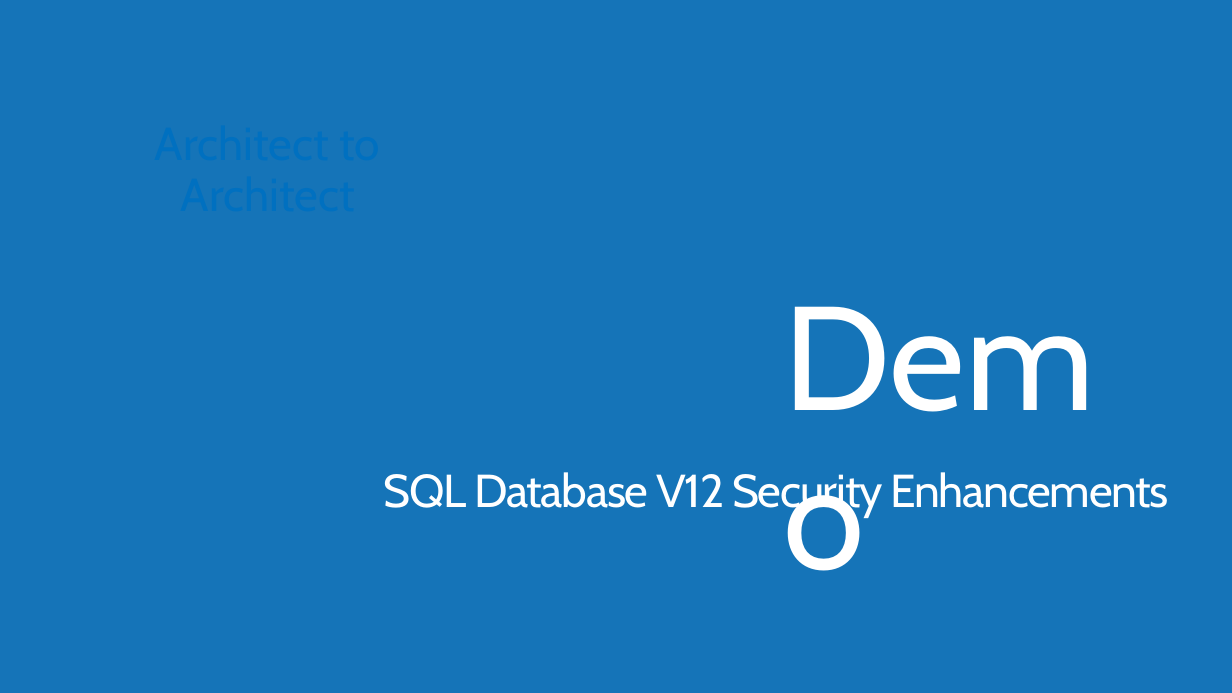
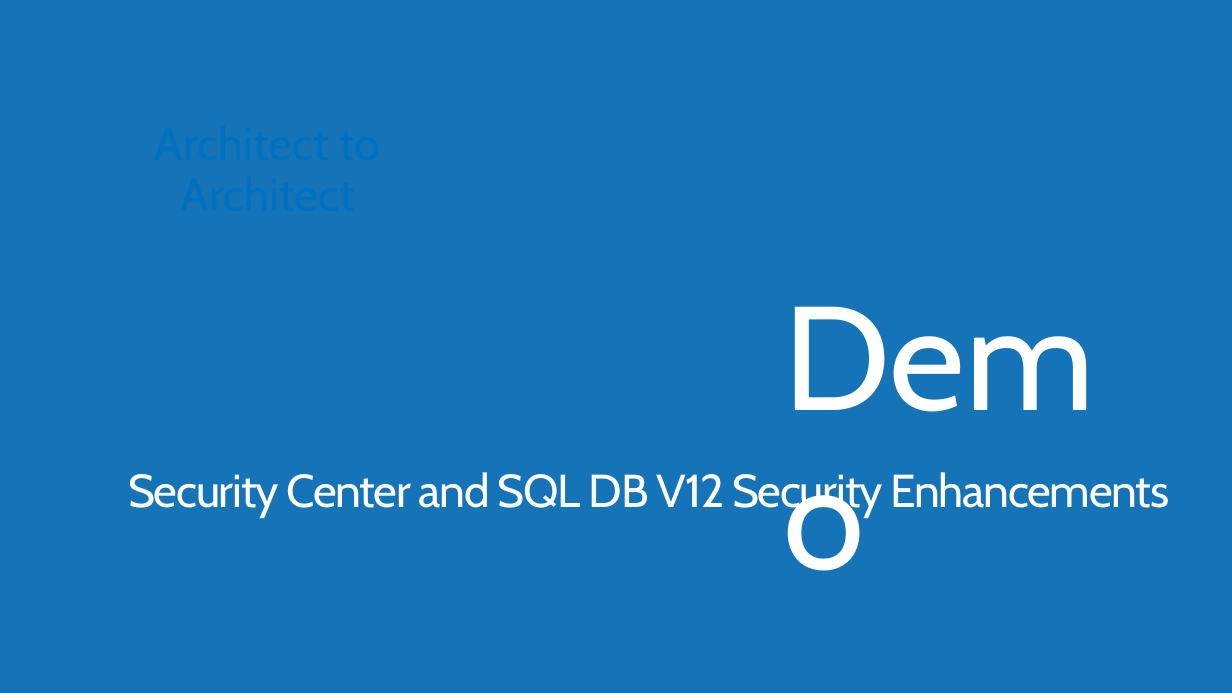
Before and after one commit to labtraining/Secure-Solutions, a slide deck: slide 16 of Building Secure Solutions in the Cloud.pptx (slide 15 before the commit). Drawn at 1232x693 pixels with LibreOffice and Linux fonts; fonts in the diff are those of the drawing; background and template pictures are left out. Boxes give left, top, right and bottom in pixels: in the first picture for what was removed or moved away, otherwise in the second. Text is boxed around its words. In the diff, an @@ line names an element or a change of style, - is before the commit and + after.

Commit message:
Updated Deck

```diff
--- a/Building Secure Solutions in the Cloud.pptx
+++ b/Building Secure Solutions in the Cloud.pptx
@@ text at [128,472,1170,518]: text changed @@
-SQL Database V12 Security Enhancements
+Security Center and SQL DB V12 Security Enhancements
```
Also in this commit, not shown: 1 other slide changed, 1 slide added, 5 slides removed.
